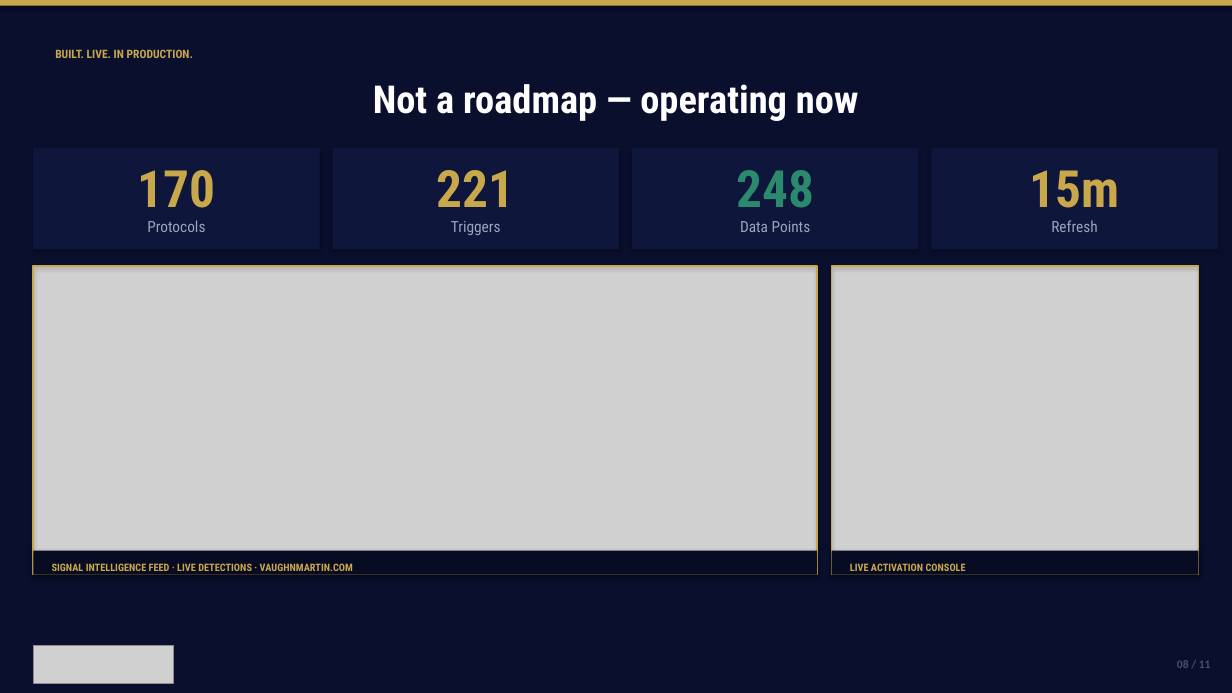
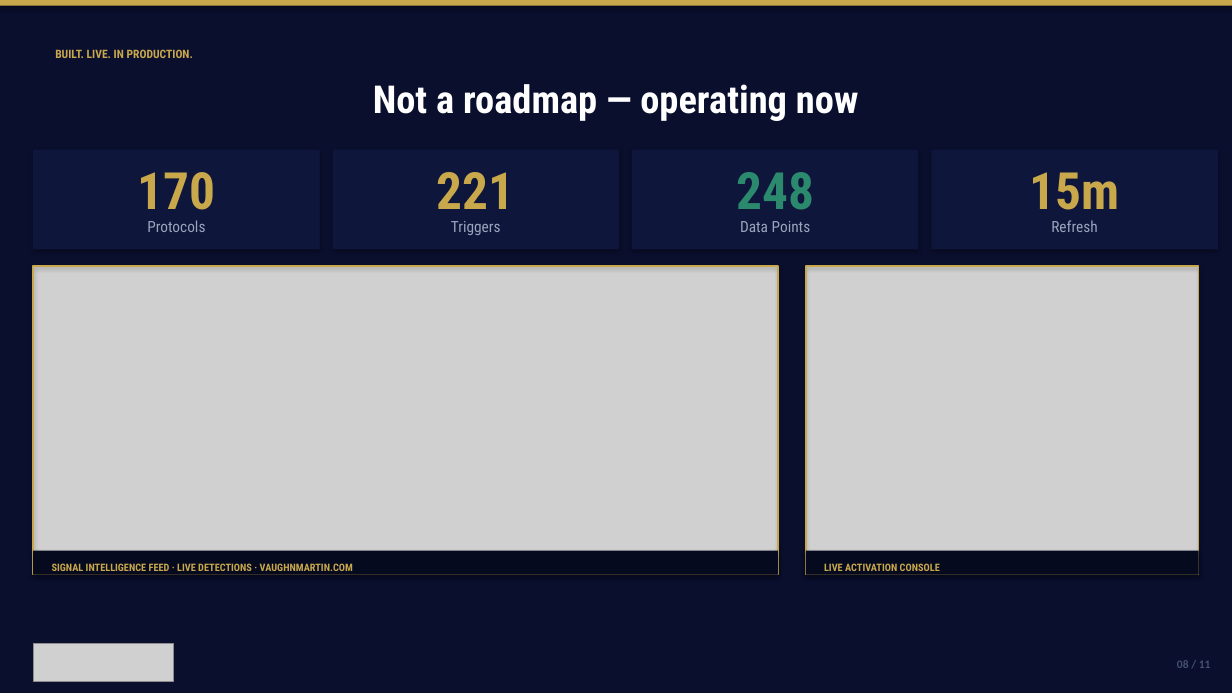
Before and after one commit to mbrunke18/CodePlatform1, a slide deck: slide 8 of attached_assets/VaughnMartin-Investor-Pitch-Deck-v10.pptx. Drawn at 1232x693 pixels with LibreOffice and Linux fonts; fonts in the diff are those of the drawing; grey boxes stand for pictures. Boxes give left, top, right and bottom in pixels: in the first picture for what was removed or moved away, otherwise in the second. Text is boxed around its words. In the diff, an @@ line names an element or a change of style, - is before the commit and + after.

```diff
--- a/attached_assets/VaughnMartin-Investor-Pitch-Deck-v10.pptx
+++ b/attached_assets/VaughnMartin-Investor-Pitch-Deck-v10.pptx
@@ text "170" rewrapped from (138, 170, 216, 208) to (138, 172, 216, 221) @@
@@ text "15m" rewrapped from (1030, 170, 1120, 208) to (1030, 172, 1120, 221) @@
@@ picture: place and size @@
-picture at (33, 266, 817, 575)
+picture at (33, 266, 778, 575)
@@ rectangle: place and size @@
-rectangle at (33, 266, 817, 575)
+rectangle at (33, 266, 778, 575)
@@ picture: place and size @@
-picture at (832, 266, 1199, 575)
+picture at (806, 266, 1199, 575)
@@ rectangle: place and size @@
-rectangle at (832, 266, 1199, 575)
+rectangle at (806, 266, 1199, 575)
@@ rectangle: place and size @@
-rectangle at (33, 551, 817, 575)
+rectangle at (33, 551, 778, 575)
@@ rectangle at (33, 551, 778, 575): fill #080C22 to #060A1E @@
@@ rectangle at (806, 551, 1199, 575): fill #080C22 to #060A1E @@
@@ rectangle: place and size @@
-rectangle at (832, 551, 1199, 575)
+rectangle at (806, 551, 1199, 575)
@@ text "LIVE ACTIVATION CONSOLE": place and size @@
-text "LIVE ACTIVATION CONSOLE" at (850, 563, 966, 571)
+text "LIVE ACTIVATION CONSOLE" at (824, 563, 940, 571)
```
Also in this commit, not shown: 10 other slides changed, 3 other files.
